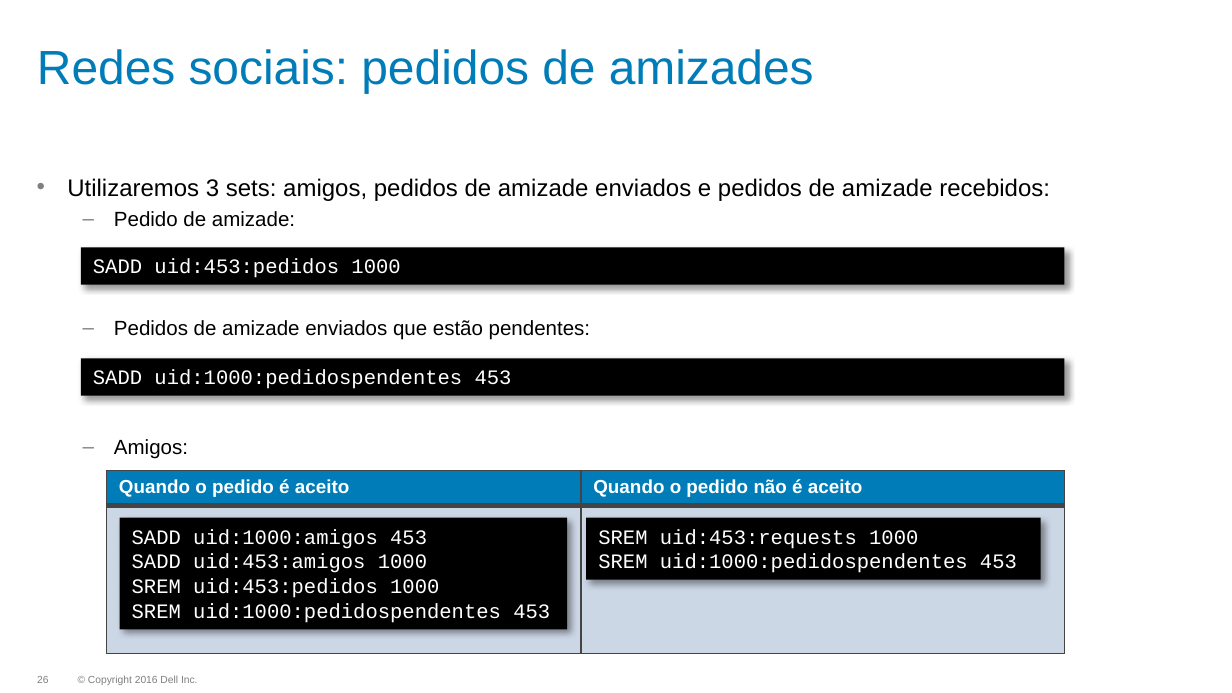
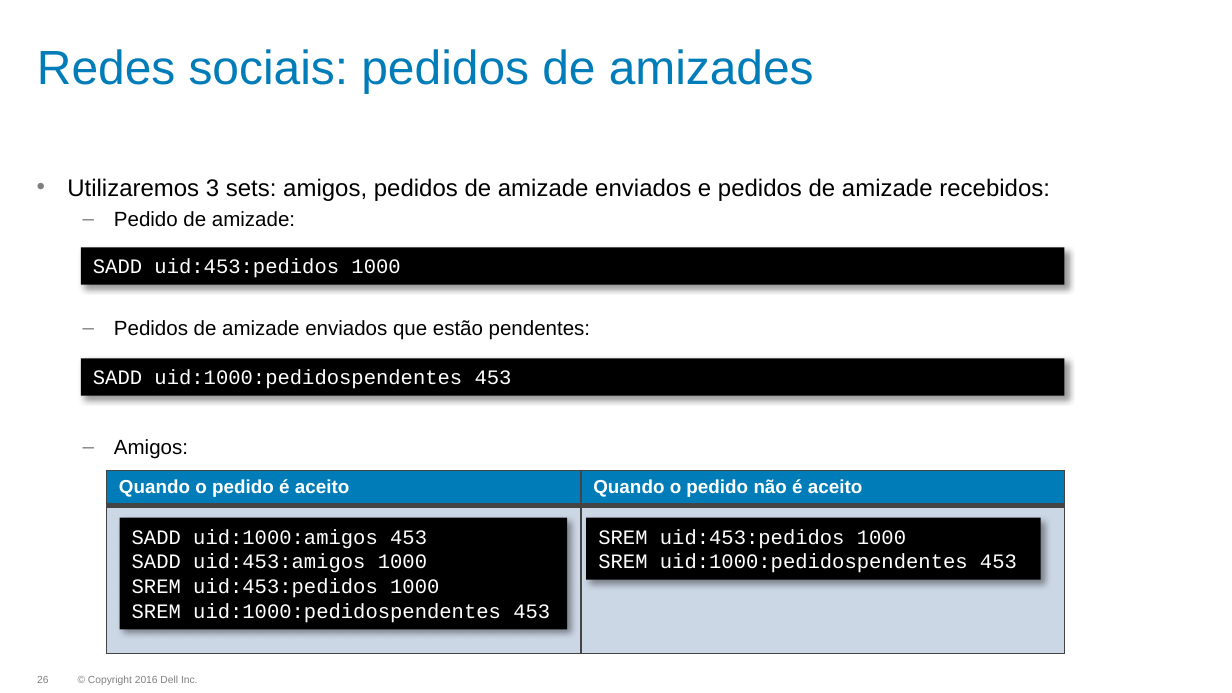
Before and after one commit to dougspadottoemc/Redis-HandsOn, a slide deck: slide 26 of slides/03_Estudos de caso utilizando Redis.pptx. Drawn at 1232x693 pixels with LibreOffice and Linux fonts; fonts in the diff are those of the drawing; background and template pictures are left out. Boxes give left, top, right and bottom in pixels: in the first picture for what was removed or moved away, otherwise in the second. Text is boxed around its words. In the diff, an @@ line names an element or a change of style, - is before the commit and + after.

Commit message:
fix typos

```diff
--- a/slides/03_Estudos de caso utilizando Redis.pptx
+++ b/slides/03_Estudos de caso utilizando Redis.pptx
@@ text in rectangle at (598, 529, 906, 549): text changed @@
-SREM uid:453:requests 1000
+SREM uid:453:pedidos 1000
```
Also in this commit, not shown: 2 other slides changed.
